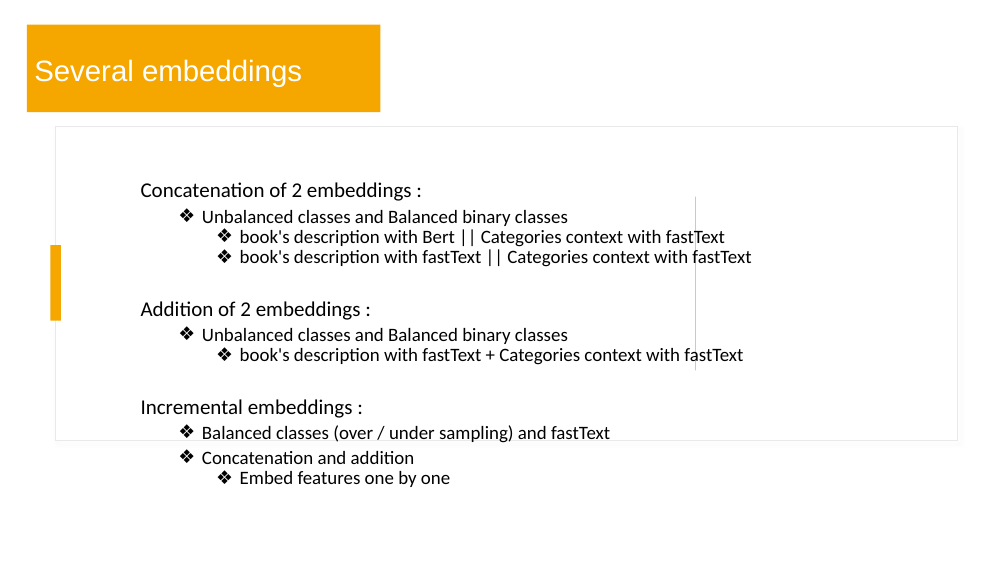
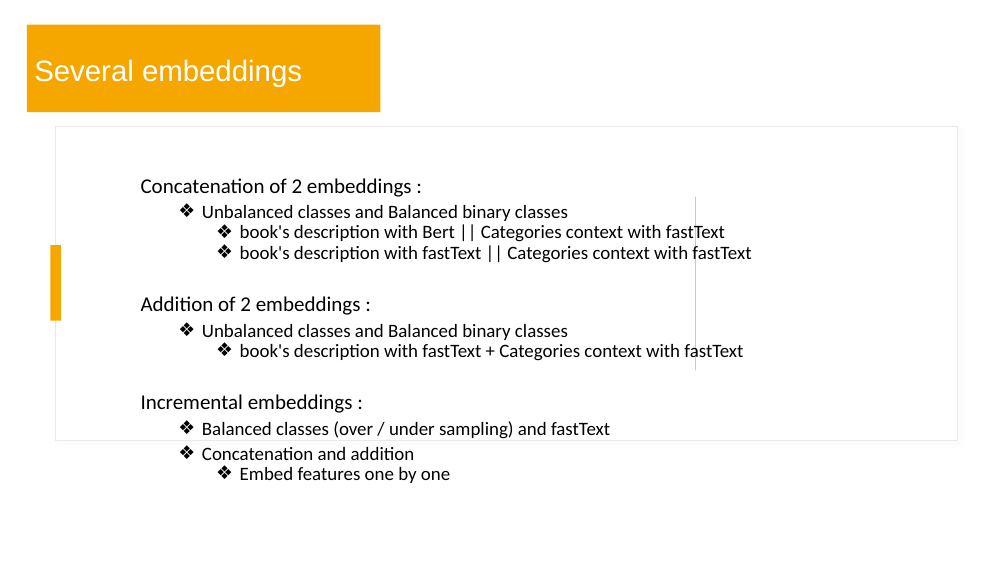
Before and after one commit to ArielNATAF/Books_project, a slide deck: slide 25 of BooksProject.pptx. Drawn at 1008x567 pixels with LibreOffice and Linux fonts; fonts in the diff are those of the drawing. Boxes give left, top, right and bottom in pixels: in the first picture for what was removed or moved away, otherwise in the second. Text is boxed around its words. In the diff, an @@ line names an element or a change of style, - is before the commit and + after.

```diff
--- a/BooksProject.pptx
+++ b/BooksProject.pptx
@@ text "Concatenation of 2 embeddings :": place and size @@
-text "Concatenation of 2 embeddings :" at <box>141,182,751,487</box>
+text "Concatenation of 2 embeddings :" at <box>141,178,751,483</box>
```
Also in this commit, not shown: 10 other slides changed, 1 slide added, 1 other file.
